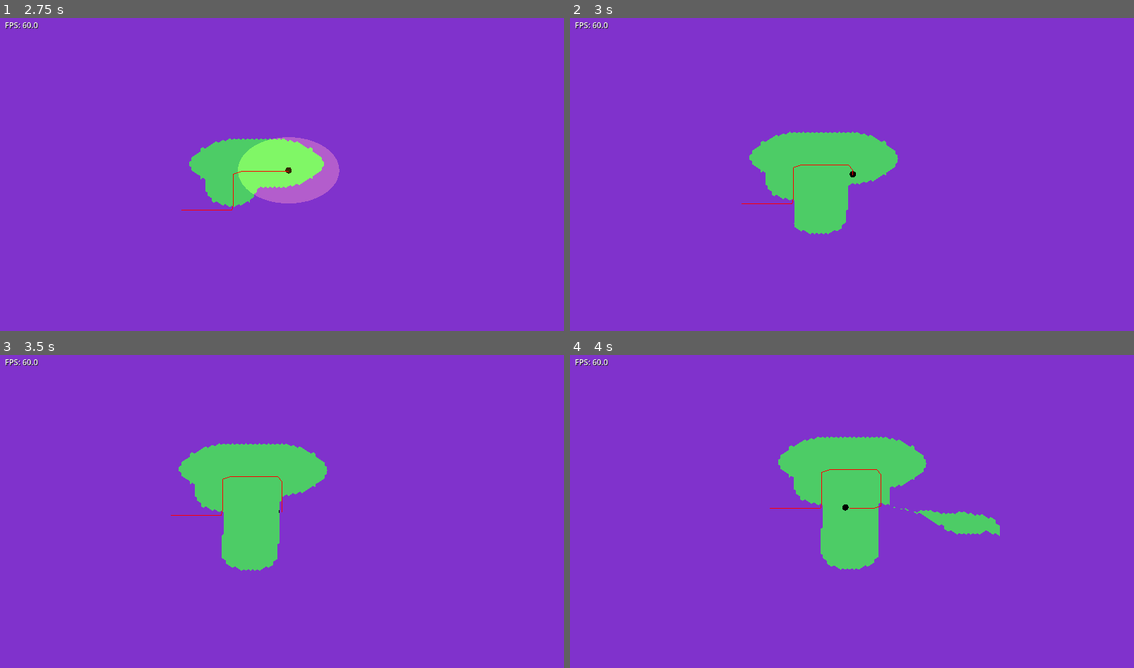
Above: before the commit, frames 1-4 (two rows, left to right).
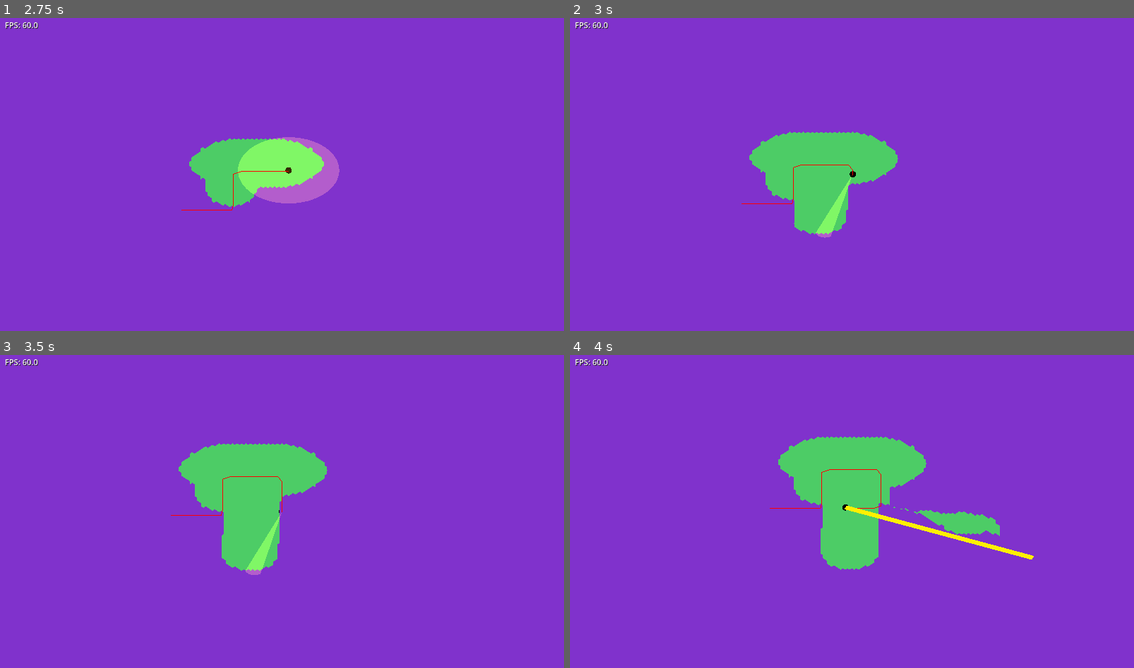
Above: after the commit, the same moments.

Repository: emersonh16/dastardlyfuck
Game: Godot game, scene res://scenes/test/test_miasma.tscn
The game is run twice, just before and just after one commit, with the same random seed, the same clock (stepped at 60 frames per second) and the same inputs.
Inputs (mouse positions are in pixels of both pictures, inside the frame that each line leads up to):
- Up to frame 1 (2.75 s): tap Enter at 0.5 s; move the mouse to (406, 155) at 0.52 s; hold Right (ui_right) 0.53-1.28 s; tap 1 at 0.6 s; click (406, 155) at 0.67 s; move the mouse to (169, 187) at 1.27 s; hold Down (ui_down) 1.28-2.03 s; tap 2 at 1.35 s; click (169, 187) at 1.42 s; move the mouse to (338, 102) at 2.02 s; hold Right (ui_right) from 2.03 s (still down); tap 3 at 2.1 s; click (338, 102) at 2.17 s
- Up to frame 2 (3 s): move the mouse to (823, 237) at 2.77 s; release Right (ui_right) at 2.78 s; hold Up (ui_up) from 2.78 s (still down); tap 4 at 2.85 s; click (823, 237) at 2.92 s
- Up to frame 3 (3.5 s): keep holding Up (ui_up)
- Up to frame 4 (4 s): move the mouse to (1021, 558) at 3.52 s; release Up (ui_up) at 3.53 s; hold Left (ui_left) from 3.53 s (still down); tap 5 at 3.6 s; click (1021, 558) at 3.67 s

Frame 1 is identical in both runs. In frame 2, 0.3% of the frame differs, in the area x 43-51%, y 50-71%; in frame 3, 0.3%; in frame 4, 0.5%, in the area x 48-83%, y 48-66%.

Commit message:
trying not to die

Diff:
--- a/scripts/beam/simple_beam.gd
+++ b/scripts/beam/simple_beam.gd
@@ -42,10 +42,6 @@
 	_process_clear()
 
 func _process_clear():
-	# Only clear if beam has energy
-	if not beam_manager.can_fire():
-		return
-
 	var current_mode = beam_manager.get_mode()
 	var derelict_pos = derelict.global_position
 	var derelict_pos_ground = Vector3(derelict_pos.x, 0, derelict_pos.z)  # Ground level
--- a/scripts/managers/beam_manager.gd
+++ b/scripts/managers/beam_manager.gd
@@ -1,7 +1,7 @@
 extends Node
 
 # BeamManager - Autoload singleton
-# Manages beam system (bubble/cone/laser modes, energy, clearing)
+# Manages beam system (bubble/cone/laser modes, clearing)
 
 # Beam modes
 enum BeamMode {
@@ -14,7 +14,6 @@
 
 # Current state
 var current_mode: BeamMode = BeamMode.BUBBLE_MIN
-var beam_energy: float = 64.0
 var beam_level: int = 1
 
 # Beam parameters (from JS design)
@@ -25,20 +24,8 @@
 const LASER_LENGTH = 128.0
 const LASER_THICKNESS = 4.0
 
-# Energy system
-const MAX_ENERGY = 64.0
-const LASER_DRAIN_PER_SEC = 24.0
-const REGEN_RATES = {
-	BeamMode.OFF: 0.0,
-	BeamMode.BUBBLE_MIN: 8.0,
-	BeamMode.BUBBLE_MAX: 6.0,
-	BeamMode.CONE: 4.0,
-	BeamMode.LASER: 0.0  # Drains, doesn't regen
-}
-
 # Signals
 signal beam_mode_changed(mode)
-signal beam_energy_changed(energy)
 signal beam_fired(position, radius)
 
 var miasma_manager: Node = null
@@ -50,23 +37,6 @@
 
 	print("BeamManager initialized")
 
-func _process(delta):
-	_update_energy(delta)
-
-func _update_energy(delta: float):
-	var old_energy = beam_energy
-
-	if current_mode == BeamMode.LASER:
-		# Drain energy in laser mode
-		beam_energy = max(0.0, beam_energy - LASER_DRAIN_PER_SEC * delta)
-	else:
-		# Regen energy in other modes
-		var regen_rate = REGEN_RATES.get(current_mode, 0.0)
-		beam_energy = min(MAX_ENERGY, beam_energy + regen_rate * delta)
-
-	if beam_energy != old_energy:
-		beam_energy_changed.emit(beam_energy)
-
 # Public API
 
 func set_mode(mode: BeamMode):
@@ -77,11 +47,8 @@
 func get_mode() -> BeamMode:
 	return current_mode
 
-func get_energy() -> float:
-	return beam_energy
-
 func can_fire() -> bool:
-	return beam_energy > 0.0
+	return true  # Always can fire (no energy system)
 
 # Clear miasma at position (called by beam renderer/system)
 func clear_at_position(world_pos: Vector3, radius: float) -> int:
--- a/scripts/managers/miasma_manager.gd
+++ b/scripts/managers/miasma_manager.gd
@@ -90,6 +90,7 @@
 			var rotated_x = x - z
 			var rotated_z = x + z
 
+			# Always use Z=0 for 2D prototyping
 			var tile_pos = Vector3i(center_tile_x + rotated_x, center_tile_z + rotated_z, 0)
 			# Only add if not already present AND not cleared
 			# Cleared tiles should never regrow
@@ -112,8 +113,6 @@
 
 	# Only update if player crossed a tile boundary
 	if new_center_x != old_center_x or new_center_z != old_center_z:
-		# DIAGNOSTIC: Print player tile position
-		print("Player tile: (", new_center_x, ", ", new_center_z, ") world: ", new_pos)
 		player_position = new_pos
 		fill_area_around_player()
 	else:
@@ -138,6 +137,7 @@
 			var dist_sq = dx * dx + dz * dz
 
 			if dist_sq <= radius_sq:
+				# Always use Z=0 for 2D prototyping
 				var tile_pos = Vector3i(center_tile_x + x, center_tile_z + z, 0)
 				if blocks.has(tile_pos):
 					tiles_to_remove.append(tile_pos)
--- a/scripts/renderers/beam_renderer.gd
+++ b/scripts/renderers/beam_renderer.gd
@@ -29,7 +29,6 @@
 
 	# Connect to BeamManager signals
 	beam_manager.beam_mode_changed.connect(_on_beam_mode_changed)
-	beam_manager.beam_energy_changed.connect(_on_beam_energy_changed)
 
 	# Create initial beam visual
 	_create_beam_visual()
@@ -124,8 +123,17 @@
 
 	# Position beam well above ground level
 	# Ground is at Y=-1.0, derelict at Y=0, so position beam at Y=2.0 to be clearly visible
-	# This ensures the ellipse doesn't go below ground and is visible above the derelict
 	beam_mesh_instance.position = Vector3(0, 2.0, 0)
+
+	# Rotate cone/laser toward mouse
+	var current_mode = beam_manager.get_mode()
+	if current_mode == BeamManager.BeamMode.CONE or current_mode == BeamManager.BeamMode.LASER:
+		var mouse_pos = _get_mouse_world_position()
+		if mouse_pos != Vector3.ZERO:
+			var direction = (mouse_pos - ground_pos)
+			if direction.length() > 0.1:
+				var angle = atan2(direction.x, direction.z)  # Y rotation for isometric
+				beam_mesh_instance.rotation.y = angle
 
 
 func _on_beam_mode_changed(mode):
@@ -137,16 +145,21 @@
 	match mode:
 		BeamManager.BeamMode.BUBBLE_MIN, BeamManager.BeamMode.BUBBLE_MAX:
 			# Update radius for bubble mode - use shared radius from BeamManager
-			# This ensures visual matches hitbox exactly
 			current_radius = beam_manager.get_clearing_radius()
 			_update_bubble_visual(current_radius)
+			beam_mesh_instance.rotation.y = 0  # No rotation for bubble
+			beam_mesh_instance.material_override = beam_material  # Use translucent material
 			beam_mesh_instance.visible = true
 		BeamManager.BeamMode.CONE:
-			# TODO: Create cone visual
-			beam_mesh_instance.visible = false
+			# Create cone visual
+			_update_cone_visual(params.get("length", 64.0), params.get("angle", 32.0))
+			beam_mesh_instance.material_override = beam_material  # Use translucent material
+			beam_mesh_instance.visible = true
 		BeamManager.BeamMode.LASER:
-			# TODO: Create laser visual
-			beam_mesh_instance.visible = false
+			# Create laser visual (opaque)
+			_update_laser_visual(params.get("length", 128.0), params.get("thickness", 4.0))
+			beam_mesh_instance.visible = true
+			# Laser uses opaque material (set in _update_laser_visual)
 		BeamManager.BeamMode.OFF:
 			beam_mesh_instance.visible = false
 
@@ -166,16 +179,99 @@
 	beam_mesh_instance.mesh = new_circle_mesh
 	current_radius = radius
 
-func _on_beam_energy_changed(energy: float):
-	if not beam_material:
-		return
-
-	# Update opacity based on energy (fade out when low energy)
-	var max_energy = 64.0  # BeamManager.MAX_ENERGY constant
-	var energy_ratio = energy / max_energy
-	var min_opacity = 0.1  # More translucent when low energy
-	var max_opacity = 0.2  # More translucent overall
-	var opacity = lerp(min_opacity, max_opacity, energy_ratio)
-
-	# Keep gold color, just update opacity
-	beam_material.albedo_color = Color(1.0, 0.84, 0.0, opacity)
+
+func _get_mouse_world_position() -> Vector3:
+	# Convert mouse screen position to world position on ground plane (Y=0)
+	var camera = get_viewport().get_camera_3d()
+	if not camera:
+		return Vector3.ZERO
+
+	var mouse_pos = get_viewport().get_mouse_position()
+	var from = camera.project_ray_origin(mouse_pos)
+	var dir = camera.project_ray_normal(mouse_pos)
+
+	# Intersect with ground plane (Y=0)
+	if abs(dir.y) < 0.001:
+		return Vector3.ZERO
+
+	var t = -from.y / dir.y
+	if t < 0:
+		return Vector3.ZERO
+
+	var world_pos = from + dir * t
+	return Vector3(world_pos.x, 0, world_pos.z)
+
+func _update_cone_visual(length: float, angle_deg: float):
+	# Simple cone: triangle on XZ plane pointing forward (Z+)
+	var half_angle = deg_to_rad(angle_deg * 0.5)
+	var tip_radius = tan(half_angle) * length
+
+	var vertices = PackedVector3Array()
+	var indices = PackedInt32Array()
+
+	# Tip point (at origin, pointing forward)
+	vertices.append(Vector3(0, 0, 0))
+
+	# Base arc (circle at distance = length)
+	var segments = 32
+	for i in range(segments + 1):
+		var a = -half_angle + (i * 2.0 * half_angle / segments)
+		var x = sin(a) * tip_radius
+		var z = cos(a) * length
+		vertices.append(Vector3(x, 0, z))
+
+	# Create triangles from tip to base
+	for i in range(segments):
+		indices.append(0)  # Tip
+		indices.append(i + 1)  # Current base point
+		indices.append(i + 2 if i < segments else 1)  # Next base point
+
+	var array_mesh = ArrayMesh.new()
+	var arrays = []
+	arrays.resize(Mesh.ARRAY_MAX)
+	arrays[Mesh.ARRAY_VERTEX] = vertices
+	arrays[Mesh.ARRAY_INDEX] = indices
+	array_mesh.add_surface_from_arrays(Mesh.PRIMITIVE_TRIANGLES, arrays)
+
+	beam_mesh_instance.mesh = array_mesh
+
+func _update_laser_visual(length: float, thickness: float):
+	# Simple laser: rectangle on XZ plane pointing forward (Z+)
+	var half_thickness = thickness * 0.5
+
+	var vertices = PackedVector3Array()
+	var indices = PackedInt32Array()
+
+	# Rectangle vertices (centered on X, pointing forward on Z)
+	vertices.append(Vector3(-half_thickness, 0, 0))  # Base left
+	vertices.append(Vector3(half_thickness, 0, 0))   # Base right
+	vertices.append(Vector3(-half_thickness, 0, length))  # Tip left
+	vertices.append(Vector3(half_thickness, 0, length))    # Tip right
+
+	# Two triangles
+	indices.append(0)
+	indices.append(1)
+	indices.append(2)
+
+	indices.append(1)
+	indices.append(3)
+	indices.append(2)
+
+	var array_mesh = ArrayMesh.new()
+	var arrays = []
+	arrays.resize(Mesh.ARRAY_MAX)
+	arrays[Mesh.ARRAY_VERTEX] = vertices
+	arrays[Mesh.ARRAY_INDEX] = indices
+	array_mesh.add_surface_from_arrays(Mesh.PRIMITIVE_TRIANGLES, arrays)
+
+	beam_mesh_instance.mesh = array_mesh
+
+	# Laser is opaque (unlike bubble/cone)
+	var laser_material = StandardMaterial3D.new()
+	laser_material.albedo_color = Color(1.0, 0.94, 0.0, 1.0)  # Gold, fully opaque
+	laser_material.shading_mode = BaseMaterial3D.SHADING_MODE_UNSHADED
+	laser_material.flags_transparent = false
+	laser_material.cull_mode = BaseMaterial3D.CULL_DISABLED
+	laser_material.depth_draw_mode = BaseMaterial3D.DEPTH_DRAW_DISABLED
+	laser_material.no_depth_test = true
+	beam_mesh_instance.material_override = laser_material
